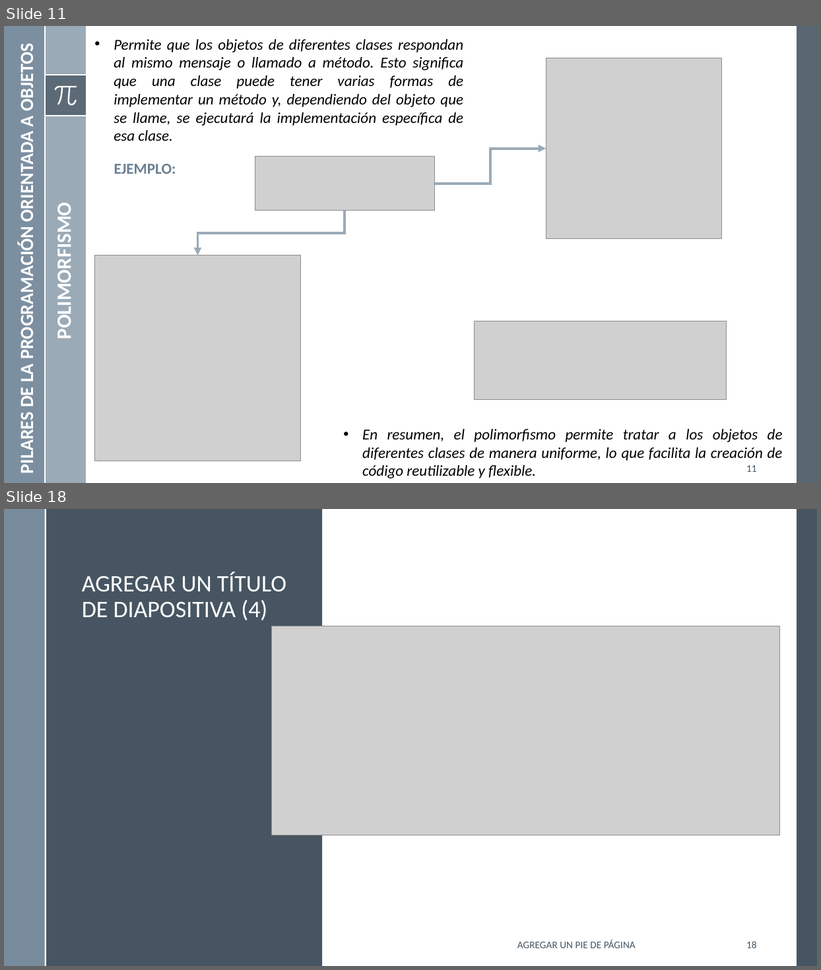
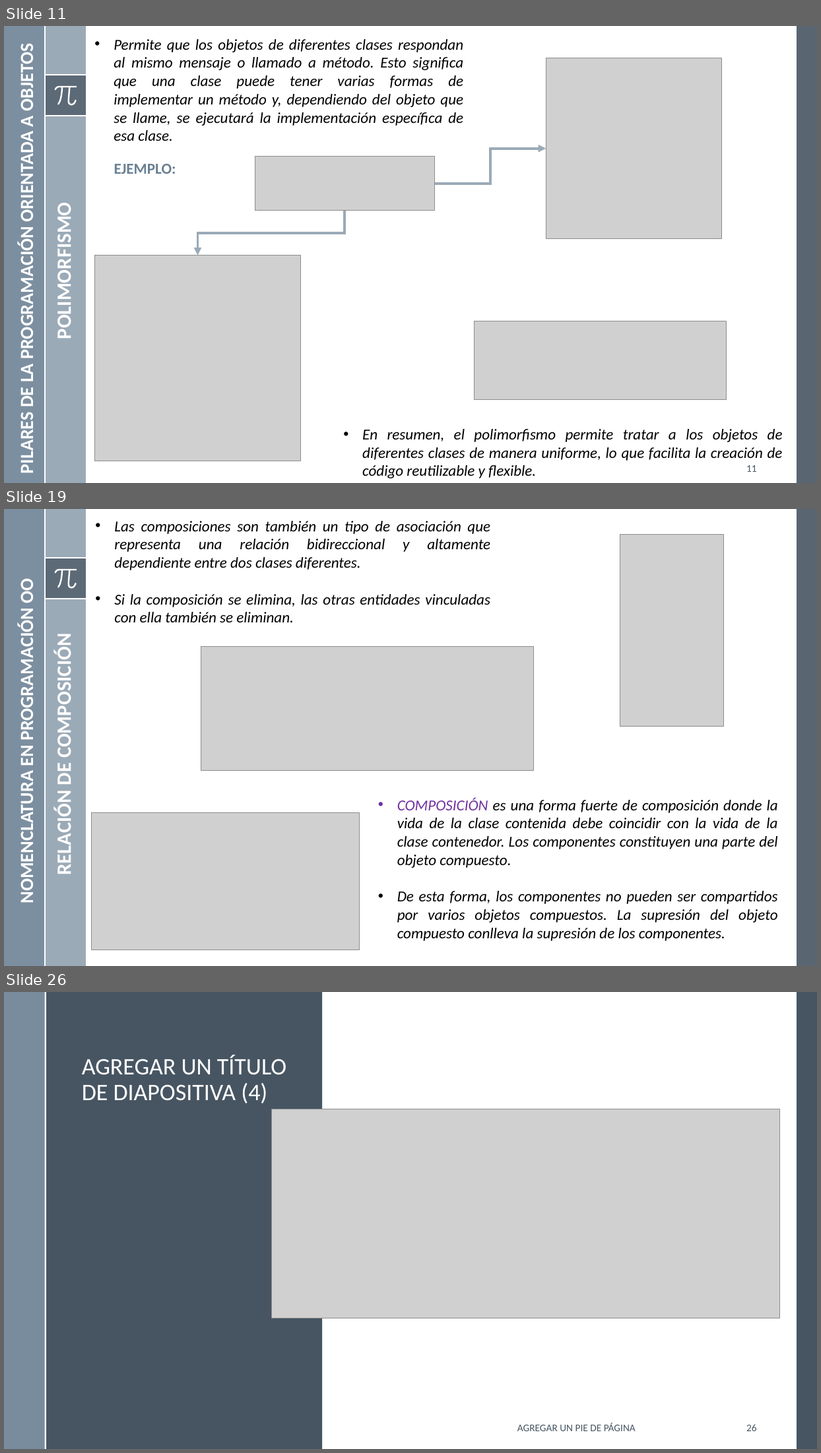
Before and after one commit to mgutierreza/Know, a slide deck: Programacion/POO/POO.pptx. Shown one above the other, each under a label of ours: slides 11 and 18 before the commit, slides 11, 19 and 26 after it; the slides between them are not shown. The pictures are 821x970 and 821x1453 pixels, drawn with LibreOffice and Linux fonts; fonts in the diff are those of the drawing; grey boxes stand for pictures. Boxes give left, top, right and bottom in pixels: in the first picture for what was removed or moved away, otherwise in the second. Text is boxed around its words. In the diff, an @@ line names an element or a change of style, - is before the commit and + after.

```diff
--- a/Programacion/POO/POO.pptx
+++ b/Programacion/POO/POO.pptx
@@ slide 19 added at box(4, 509, 817, 966), background #FFFFFF; not listed: 8 template elements that a slide beside it also shows @@
@@ text added at box(114, 521, 490, 570), 18 pt, text #000000, italic @@
+• Las composiciones son también un tipo de asociación que representa una relación bidireccional y altamente dependiente entre dos clases diferentes.
+• Si la composición se elimina, las otras entidades vinculadas con ella también se eliminan.
@@ picture added at box(620, 534, 724, 726) @@
@@ text added at box(15, 580, 38, 900), 22 pt, text #FFFFFF, bold @@
+NOMENCLATURA EN PROGRAMACIÓN OO
@@ text added at box(52, 647, 77, 873), 24 pt, text #FFFFFF, bold @@
+RELACIÓN DE COMPOSICIÓN
@@ picture added at box(201, 647, 533, 770) @@
@@ text added at box(397, 797, 778, 941), 18 pt, text #000000, italic @@
+• COMPOSICIÓN es una forma fuerte de composición donde la vida de la clase contenida debe coincidir con la vida de la clase contenedor. Los componentes constituyen una parte del objeto compuesto.
+• De esta forma, los componentes no pueden ser compartidos por varios objetos compuestos. La supresión del objeto compuesto conlleva la supresión de los componentes.
@@ picture added at box(91, 813, 360, 950) @@
@@ what was slide 18 is now slide 26 @@
@@ page number at box(746, 1424, 757, 1432): text changed @@
-18
+26
```
Also in this commit, not shown: 1 slide changed, 13 other slides added, 11 slides removed, 2 other files.
